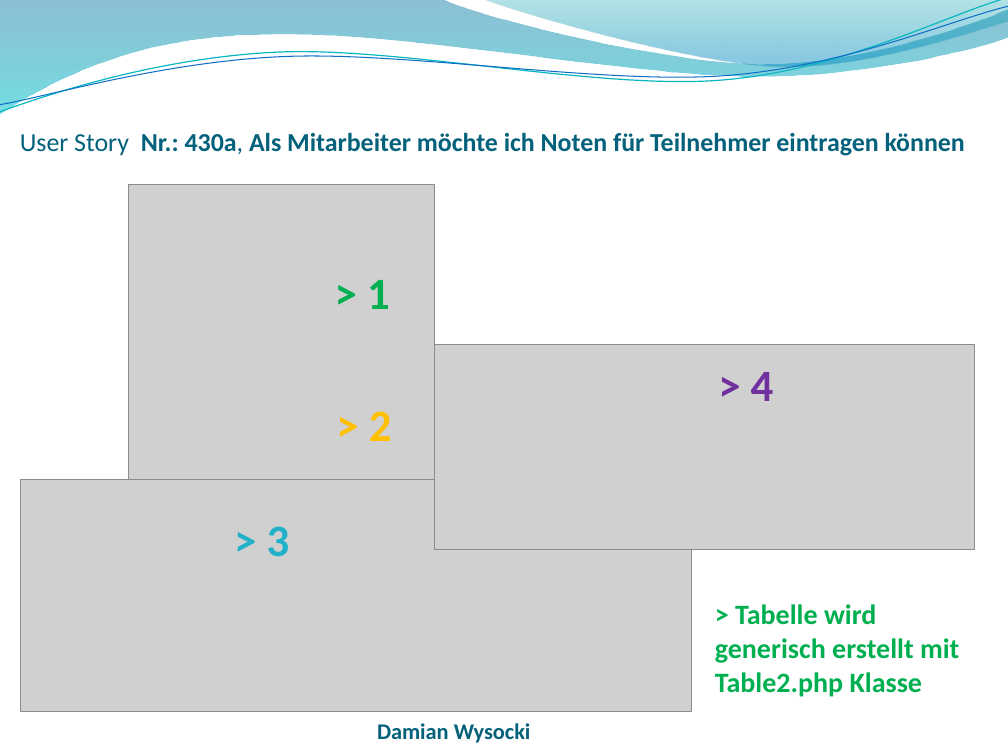
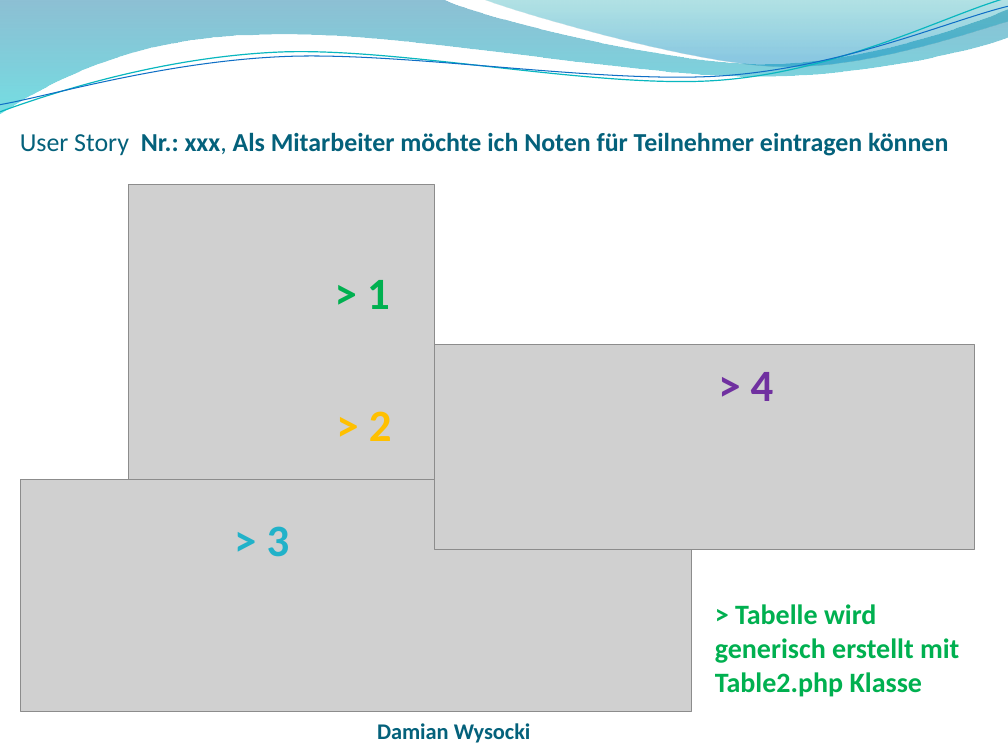
Before and after one commit to wf5ss2015/wfprj, a slide deck: slide 16 of Lehrveranstaltungsmanagement_Präsentation.pptx. Drawn at 1008x756 pixels with LibreOffice and Linux fonts; fonts in the diff are those of the drawing; grey boxes stand for pictures; background and template pictures are left out. Boxes give left, top, right and bottom in pixels: in the first picture for what was removed or moved away, otherwise in the second. Text is boxed around its words. In the diff, an @@ line names an element or a change of style, - is before the commit and + after.

```diff
--- a/Lehrveranstaltungsmanagement_Präsentation.pptx
+++ b/Lehrveranstaltungsmanagement_Präsentation.pptx
@@ text at <box>20,132,948,156</box>: text changed @@
-User Story Nr.: 430a, Als Mitarbeiter möchte ich Noten für Teilnehmer eintragen können
+User Story Nr.: xxx, Als Mitarbeiter möchte ich Noten für Teilnehmer eintragen können
```
Also in this commit, not shown: 15 other slides changed, 1 other file.
